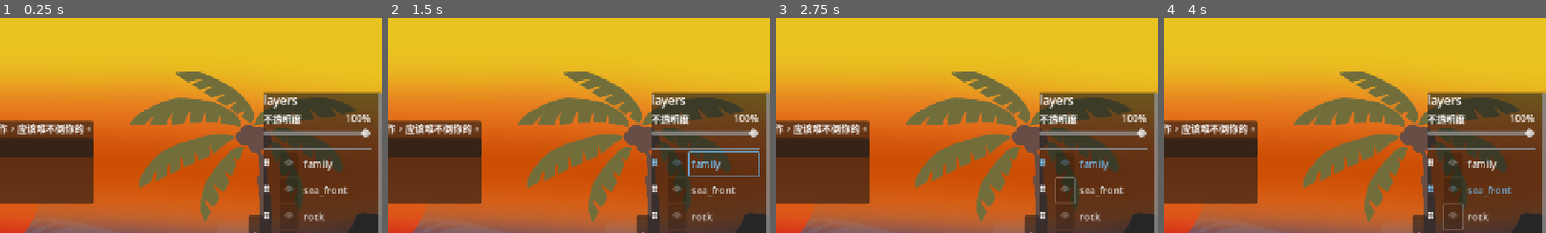
Above: before the commit, frames 1-4 (left to right).
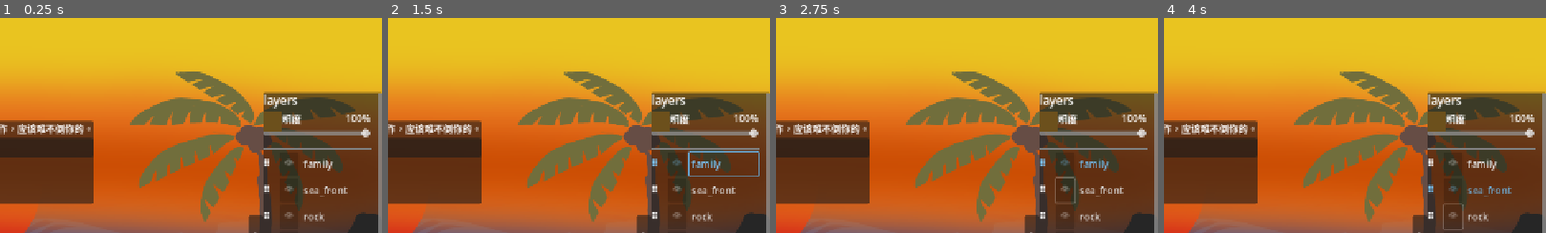
Above: after the commit, the same moments.

Repository: kkkiiijjj/god-of-layers
Game: Godot game, scene res://scenes/levels/pearl/LevelPearl.tscn
The game is run twice, just before and just after one commit, with the same random seed, the same clock (stepped at 60 frames per second) and the same inputs.
Inputs:
- Up to frame 1 (0.25 s): no input
- Up to frame 2 (1.5 s): click "👁" at 0.5 s; click "family" at 1.25 s
- Up to frame 3 (2.75 s): click "👁" at 2 s
- Up to frame 4 (4 s): click "sea_front" at 2.75 s; click "👁" at 3.5 s
The pictures show only the part of the screen within x 50-100%, y 0-50%; the shares and areas given below are measured in that part.

The runs differ from the first frame. In frame 1, 0.3% of the frame differs, in the area x 69-74%, y 43-53%; in frame 2, 0.3%; in frame 3, 0.3%; in frame 4, 0.3%.

Commit message:
feat: 橡皮擦按钮和色块放回HUD，?图层隐藏后显示橡皮擦

Diff:
--- a/scenes/levels/pearl/LevelPearl.tscn
+++ b/scenes/levels/pearl/LevelPearl.tscn
@@ -88,7 +88,6 @@
 placeholder_color = Color(0.545098, 0.270588, 0.0745098, 1)
 
 [node name="monster_red" parent="Layers" instance=ExtResource("2_ow1dc")]
-position = Vector2(300, 400)
 layer_id = "monster_red"
 layer_name = "红色怪物"
 placeholder_color = Color(1, 0, 0, 1)
@@ -130,6 +129,9 @@
 [node name="sea_layer6" parent="Layers" instance=ExtResource("2_ow1dc")]
 layer_id = "sea_layer6"
 texture = ExtResource("17_vpsu2")
+
+[node name="?" parent="Layers" instance=ExtResource("2_ow1dc")]
+layer_id = "?"
 
 [node name="Camera2D" type="Camera2D" parent="."]
 
@@ -200,6 +202,22 @@
 [node name="ContinueBtn" type="Button" parent="UI/HUD/DialogueBox/MarginContainer/VBoxContainer"]
 layout_mode = 2
 
+[node name="EraserBtn" type="Button" parent="UI/HUD"]
+layout_mode = 2
+offset_left = 1080.0
+offset_top = 156.0
+offset_right = 1112.0
+offset_bottom = 188.0
+text = "🧹"
+
+[node name="EraserBlock" type="ColorRect" parent="UI/HUD"]
+layout_mode = 2
+offset_left = 1080.0
+offset_top = 156.0
+offset_right = 1112.0
+offset_bottom = 188.0
+color = Color(0.423529, 0.313726, 0.109804, 1)
+
 [node name="HoleLayer" type="CanvasLayer" parent="UI"]
 layer = 100
 
--- a/scripts/LayerPanel.gd
+++ b/scripts/LayerPanel.gd
@@ -1,5 +1,6 @@
 extends PanelContainer
 
+var eraser_mode: bool = false
 var layer_buttons: Dictionary = {}
 var dragging_id: String = ""
 var drag_preview: Control = null
@@ -12,6 +13,8 @@
 var panel_visible_ids: Array[String] = []
 var collapsed: bool = false
 var collapse_btn: Button = null
+@onready var eraser_btn: Button = get_parent().get_node("EraserBtn")
+@onready var eraser_block: ColorRect = get_parent().get_node("EraserBlock")
 
 
 func _ready() -> void:
@@ -25,6 +28,15 @@
 	collapse_btn = get_parent().get_node("CollapseBtn")
 	collapse_btn.pressed.connect(_toggle_collapse)
 	_update_collapse_btn_position()
+	eraser_btn.visible = false
+	eraser_btn.pressed.connect(_toggle_eraser_mode)
+
+
+
+func _toggle_eraser_mode() -> void:
+	eraser_mode = !eraser_mode
+	if eraser_btn:
+		eraser_btn.modulate = Color(1, 0.5, 0.5) if eraser_mode else Color.WHITE
 
 
 func _toggle_collapse() -> void:
@@ -54,7 +66,7 @@
 func _build_panel() -> void:
 	var vbox = $ScrollContainer/VBoxContainer
 	for child in vbox.get_children():
-		if child.name != "Title" and child != drop_indicator and child.name != "OpacityRow" and child.name != "Separator":
+		if child.name != "Title" and child != drop_indicator and child.name != "OpacityRow" and child.name != "Separator" and child.name != "EraserBtn" and child.name != "EraserBlock":
 			child.queue_free()
 	layer_buttons.clear()
 
@@ -67,7 +79,6 @@
 		var layer_id = layer.get_meta("layer_id", "")
 		var row = _create_layer_row(layer, layer_id)
 		vbox.add_child(row)
-		# 初始只显示非隐藏图层，或已经被解锁显示的图层
 		row.visible = layer.visible or layer_id in panel_visible_ids
 
 
@@ -138,7 +149,6 @@
 	row.set_meta("layer_id", layer_id)
 	row.custom_minimum_size = Vector2(180, 40)
 
-	# 拖拽把手
 	var handle = Label.new()
 	handle.text = "⠿"
 	handle.custom_minimum_size = Vector2(24, 0)
@@ -149,7 +159,6 @@
 		_on_handle_input(event, layer_id)
 	)
 
-	# 眼睛按钮
 	var eye_btn = Button.new()
 	eye_btn.text = "👁"
 	eye_btn.toggle_mode = true
@@ -164,7 +173,6 @@
 		eye_btn.modulate = Color.WHITE if pressed else Color(1, 1, 1, 0.4)
 	)
 
-	# 图层名称
 	var label = Button.new()
 	label.text = layer_id
 	label.flat = true
@@ -207,7 +215,7 @@
 	var mouse_pos = vbox.get_local_mouse_position()
 	var rows = []
 	for child in vbox.get_children():
-		if child.name != "Title" and child != drop_indicator and child.name != "OpacityRow" and child.name != "Separator":
+		if child.name != "Title" and child != drop_indicator and child.name != "OpacityRow" and child.name != "Separator" and child.name != "EraserBtn" and child.name != "EraserBlock":
 			rows.append(child)
 
 	insert_index = rows.size()
@@ -258,7 +266,7 @@
 	var vbox = $ScrollContainer/VBoxContainer
 	var rows = []
 	for child in vbox.get_children():
-		if child.name != "Title" and child != drop_indicator and child.name != "OpacityRow" and child.name != "Separator":
+		if child.name != "Title" and child != drop_indicator and child.name != "OpacityRow" and child.name != "Separator" and child.name != "EraserBtn" and child.name != "EraserBlock":
 			rows.append(child)
 
 	var total = LayerManager.layers.size()
@@ -282,9 +290,14 @@
 
 func _on_visibility_changed(layer_id: String, visible: bool) -> void:
 	if layer_buttons.has(layer_id):
-		# 只有阶段一才跟着隐藏面板行
 		if GameState.current_stage == 0:
 			layer_buttons[layer_id].visible = visible
+
+	if layer_id == "?":
+		if eraser_block:
+			eraser_block.visible = visible
+		if eraser_btn:
+			eraser_btn.visible = !visible
 
 
 func _on_stage_changed(_stage: int) -> void:
@@ -318,6 +331,7 @@
 		_create_drop_indicator()
 	_update_eye_buttons_state()
 
+
 func show_layer_in_panel(layer_id: String) -> void:
 	if layer_id not in panel_visible_ids:
 		panel_visible_ids.append(layer_id)
--- a/scripts/LevelPearl.gd
+++ b/scripts/LevelPearl.gd
@@ -74,6 +74,7 @@
 	LayerManager.set_visible("tavern", false)
 	for sea_id in ["sea_bg4", "lanternfish", "sea_layer5", "sea_layer6"]:
 		LayerManager.set_visible(sea_id, false)
+	LayerManager.set_visible("?", false)
 
 
 func _on_layer_reordered() -> void:
@@ -167,6 +168,8 @@
 			for sea_id in ["sea_bg4", "sea_layer5", "lanternfish", "sea_layer6"]:
 				panel.show_layer_in_panel(sea_id)
 			_trigger_stage_two_intro()
+			LayerManager.set_visible("?", true)
+			panel.show_layer_in_panel("?")
 		2:
 			print(">>> 进入阶段三：收集颜料")
 		3:
